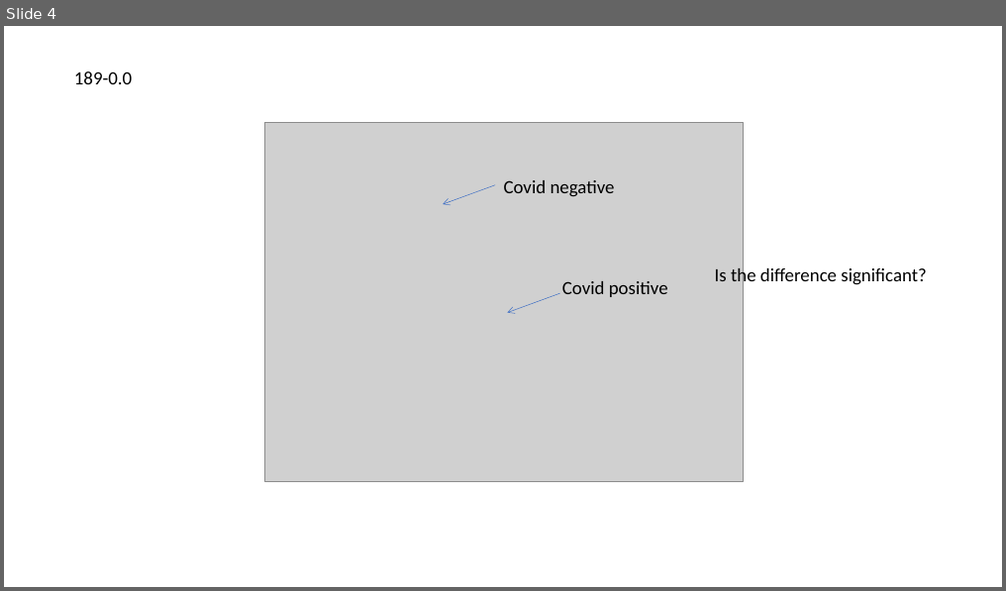
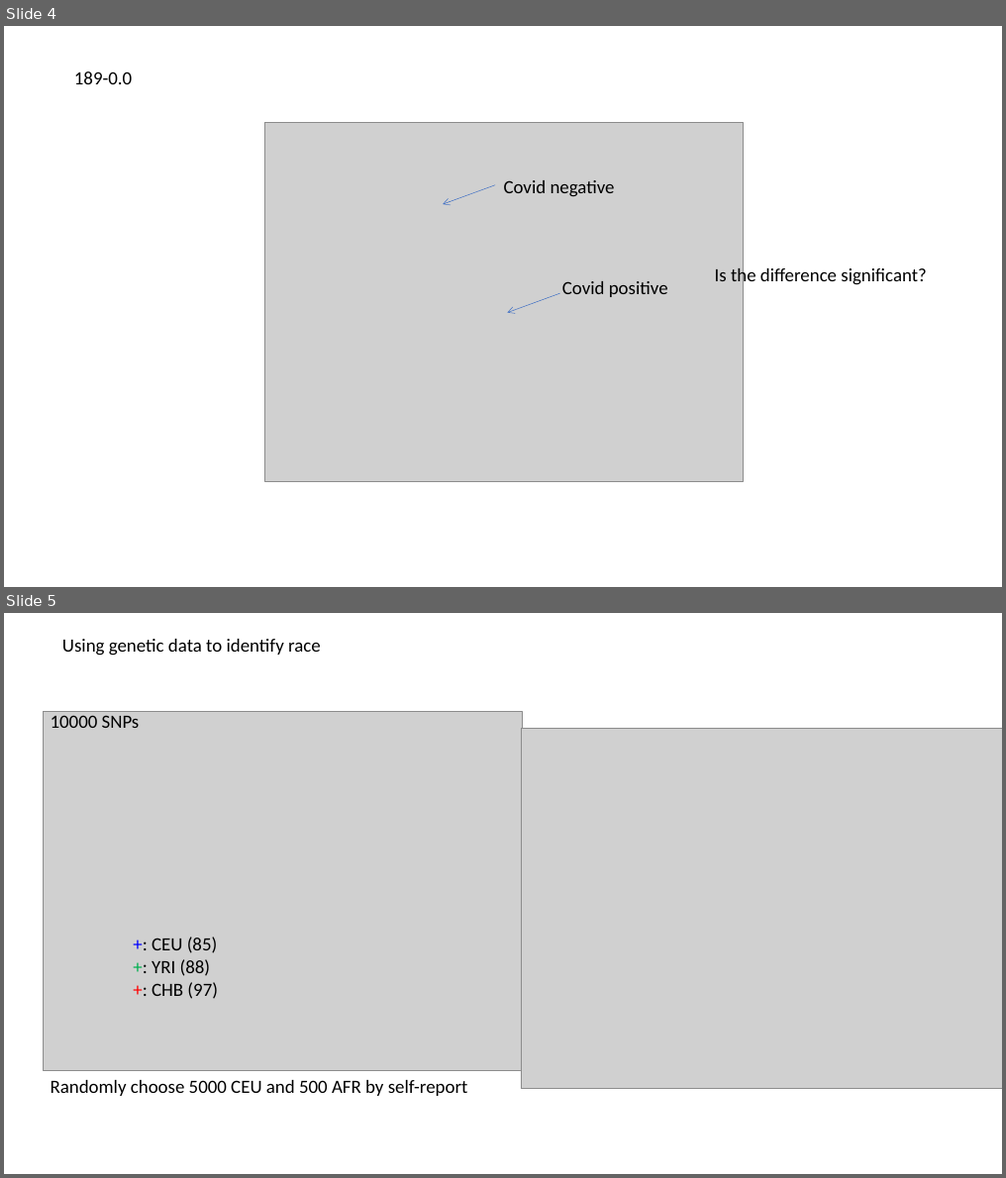
Before and after one commit to JunWeiLUC/NSinternship, a slide deck: DataClean.pptx. Shown one above the other, each under a label of ours: slide 4 before the commit, slides 4 and 5 after it. The pictures are 1006x591 and 1006x1178 pixels, drawn with LibreOffice and Linux fonts; fonts in the diff are those of the drawing; grey boxes stand for pictures. Boxes give left, top, right and bottom in pixels: in the first picture for what was removed or moved away, otherwise in the second. Text is boxed around its words. In the diff, an @@ line names an element or a change of style, - is before the commit and + after.

Commit message:
adding PCA for race

```diff
--- a/DataClean.pptx
+++ b/DataClean.pptx
@@ slide 5 added at (4,613,1002,1174), background #FFFFFF @@
@@ text added at (62,639,321,656), 18 pt, text #000000 @@
+Using genetic data to identify race
@@ picture added at (43,712,522,1071) @@
@@ text added at (51,715,140,728), 18 pt, text #000000 @@
+10000 SNPs
@@ picture added at (521,728,1002,1089) @@
@@ text added at (152,937,218,999), 18 pt, text #000000 @@
++: CEU (85)
++: YRI (88)
++: CHB (97)
@@ text added at (51,1080,468,1096), 18 pt, text #000000 @@
+Randomly choose 5000 CEU and 500 AFR by self-report
```
Also in this commit, not shown: 1 other slide added, 4 other files.
